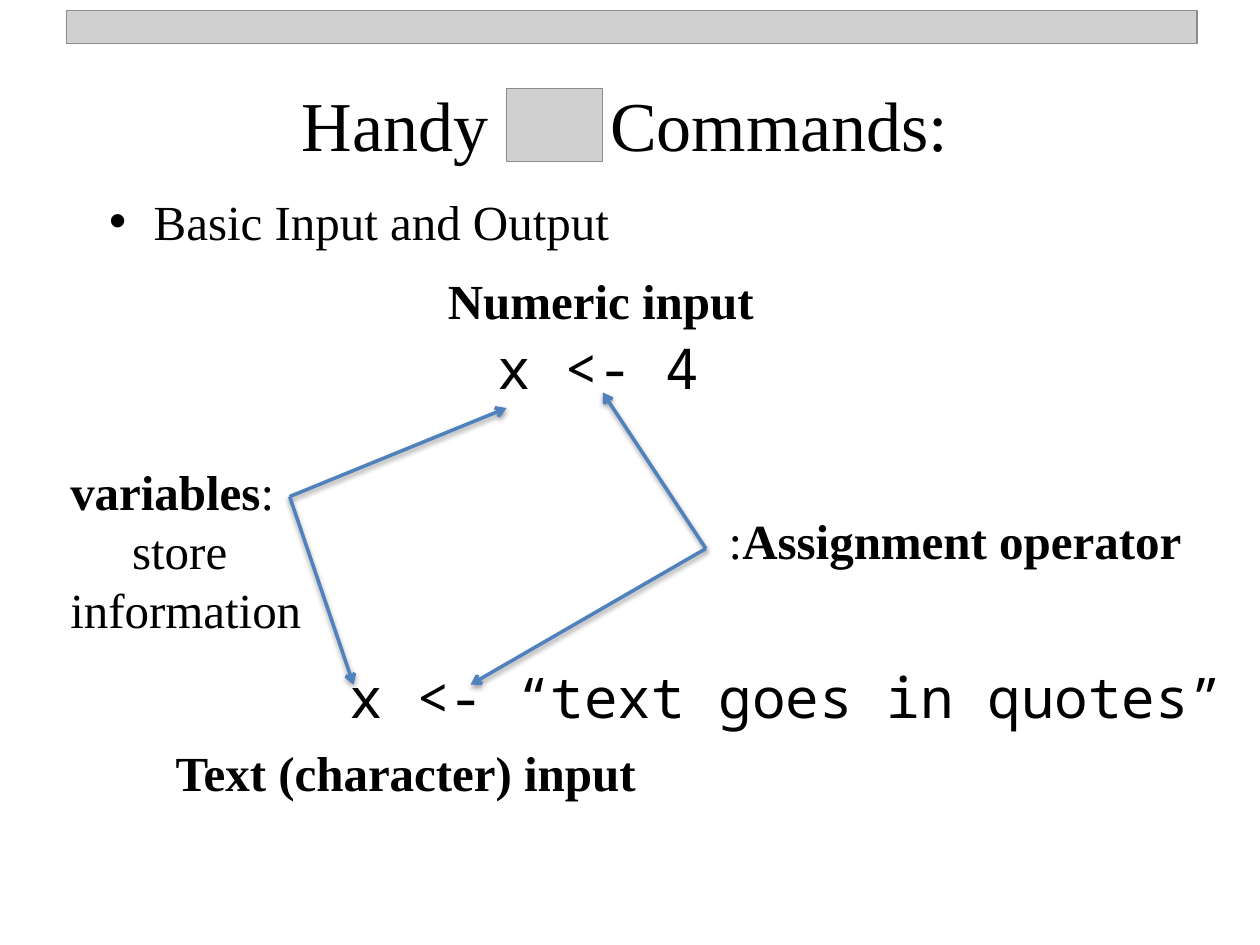
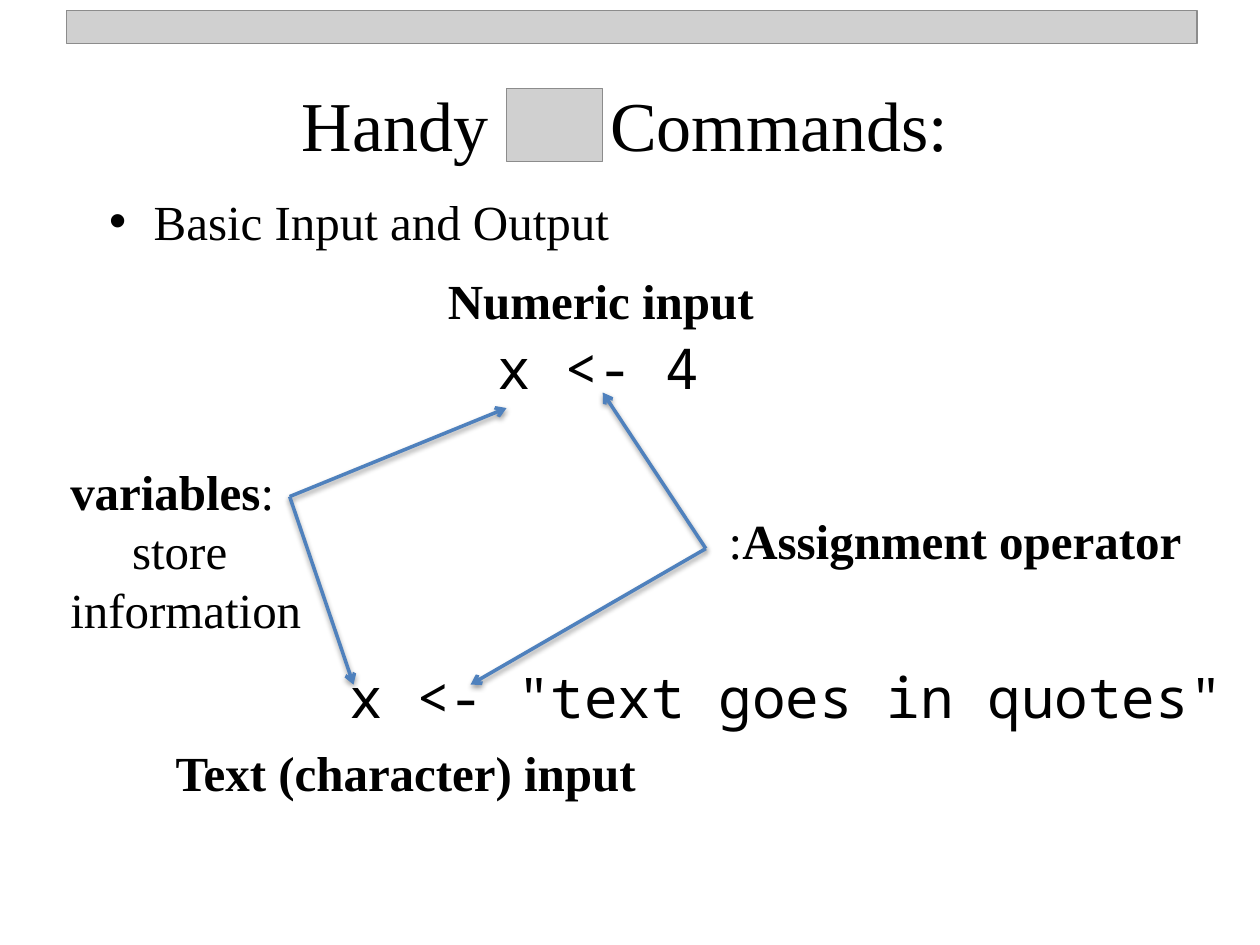
Before and after one commit to npetraco/CHE302, a slide deck: slide 6 of Laboratories/Lab0/Intro_To_R.pptx. Drawn at 1260x945 pixels with LibreOffice and Linux fonts; fonts in the diff are those of the drawing; grey boxes stand for pictures. Boxes give left, top, right and bottom in pixels: in the first picture for what was removed or moved away, otherwise in the second. Text is boxed around its words. In the diff, an @@ line names an element or a change of style, - is before the commit and + after.

```diff
--- a/Laboratories/Lab0/Intro_To_R.pptx
+++ b/Laboratories/Lab0/Intro_To_R.pptx
@@ text at bbox=[349, 666, 1222, 732]: text changed @@
-x <- “text goes in quotes”
+x <- "text goes in quotes"
```
Also in this commit, not shown: 1 other slide changed, 1 other file.
